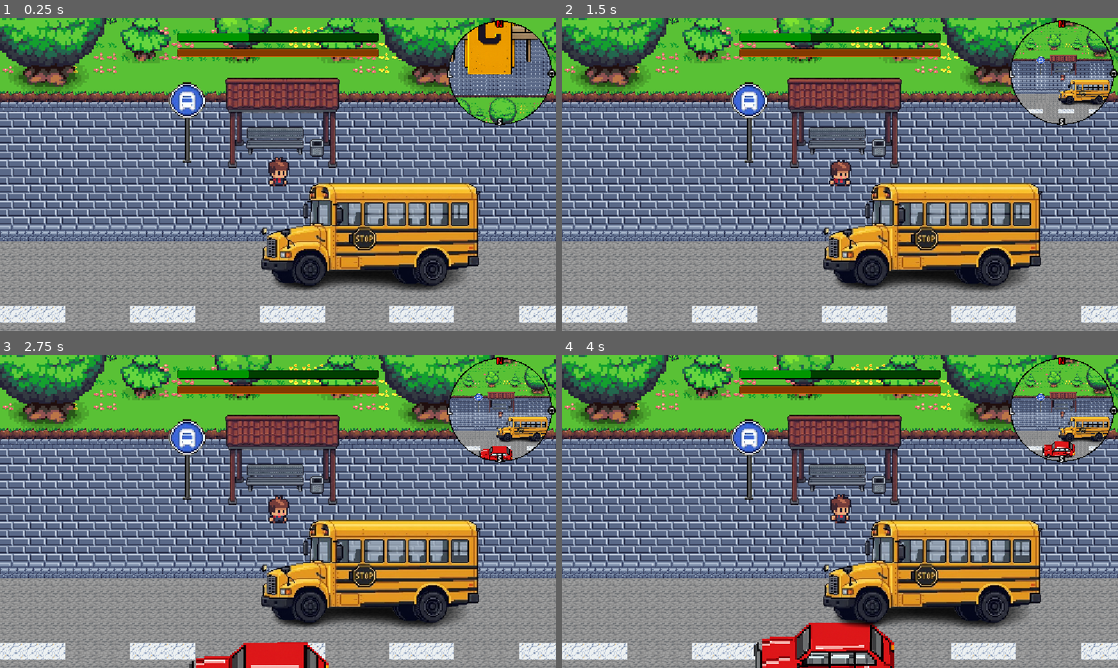
Above: before the commit, frames 1-4 (two rows, left to right).
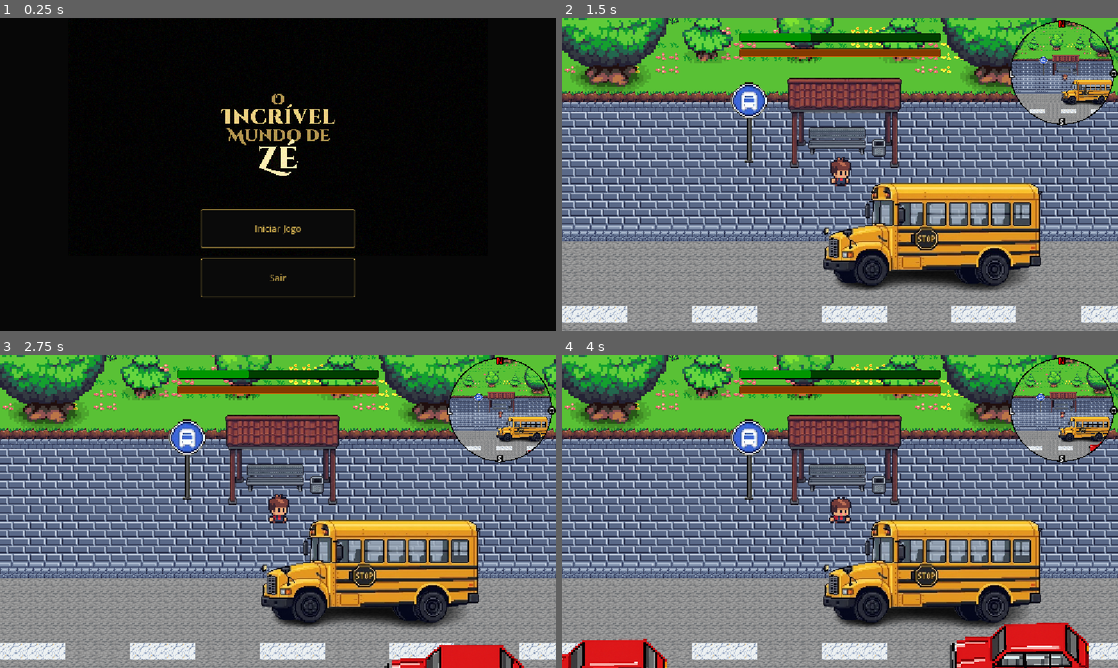
Above: after the commit, the same moments.

Repository: vitor190/Incrivel-mundo-de-ze
Game: Godot game, scene res://Cenas/lobby.tscn
Two runs of this game, one before a commit and one after it. Both use one fixed random seed, a clock stepped at 60 frames per second and the inputs below. Before the commit the project starts from res://Cenas/campus.tscn.
Inputs (mouse positions are in pixels of both pictures, inside the frame that each line leads up to):
- Up to frame 1 (0.25 s): no input
- Up to frame 2 (1.5 s): click (840, 227) at 0.5 s, where only the run after the commit has a clickable "Iniciar Jogo"; tap Enter at 1.25 s; move the mouse to (962, 158) at 1.27 s; hold Right from 1.28 s (still down); hold E from 1.28 s (still down); click (962, 158) at 1.42 s
- Up to frame 3 (2.75 s): tap Space at 1.52, 2.27 s; move the mouse to (166, 527) at 2.02 s; release Right at 2.03 s; release E at 2.03 s; hold Down from 2.03 s (still down); tap Enter at 2.1 s
- Up to frame 4 (4 s): move the mouse to (895, 442) at 2.77 s; release Down at 2.78 s; hold Right 2.78-3.53 s; hold Shift 2.78-3.53 s; move the mouse to (812, 574) at 3.52 s; hold Up from 3.53 s (still down); tap E at 3.6 s; click (812, 574) at 3.67 s; tap Space at 3.77 s

The runs differ from the first frame. In frame 1, 98% of the frame differs, in the area x 0-100%, y 0-100%; in frame 2, 1.7%; in frame 3, 3.1%; in frame 4, 7.7%.

Commit message:
Lobby novo

Diff:
--- /dev/null
+++ b/Cenas/lobby.gd
@@ -0,0 +1,19 @@
+extends Control
+
+# Main game scene — using the UID from project.godot (current main scene)
+# Godot resolves UIDs to file paths automatically at runtime
+const CENA_JOGO = "uid://d1fp3455quaio"
+
+func _ready():
+	# Connect buttons to their handler functions
+	$BotaoIniciar.pressed.connect(_ao_iniciar)
+	$BotaoSair.pressed.connect(_ao_sair)
+
+func _ao_iniciar():
+	# Change to the main gameplay scene
+	var caminho = ResourceUID.get_id_path(ResourceUID.text_to_id(CENA_JOGO))
+	get_tree().change_scene_to_file(caminho)
+
+func _ao_sair():
+	# Close the application (equivalent to Alt+F4)
+	get_tree().quit()
--- /dev/null
+++ b/Cenas/lobby.tscn
@@ -0,0 +1,135 @@
+[gd_scene format=3 uid="uid://c0falobby001x"]
+
+[ext_resource type="Script" uid="uid://b3l4fwamm07nn" path="res://Cenas/lobby.gd" id="1_script"]
+[ext_resource type="Texture2D" uid="uid://bofkb35ff5kc3" path="res://assets/titulo_ze.png" id="2_logo"]
+
+[sub_resource type="StyleBoxFlat" id="StyleBoxFlat_normal"]
+bg_color = Color(0.04, 0.04, 0.04, 1)
+border_width_left = 1
+border_width_top = 1
+border_width_right = 1
+border_width_bottom = 1
+border_color = Color(0.788, 0.659, 0.298, 1)
+corner_radius_top_left = 3
+corner_radius_top_right = 3
+corner_radius_bottom_right = 3
+corner_radius_bottom_left = 3
+
+[sub_resource type="StyleBoxFlat" id="StyleBoxFlat_pressed"]
+bg_color = Color(0.2, 0.16, 0.06, 1)
+border_width_left = 1
+border_width_top = 1
+border_width_right = 1
+border_width_bottom = 1
+border_color = Color(0.788, 0.659, 0.298, 1)
+corner_radius_top_left = 3
+corner_radius_top_right = 3
+corner_radius_bottom_right = 3
+corner_radius_bottom_left = 3
+
+[sub_resource type="StyleBoxFlat" id="StyleBoxFlat_hover"]
+bg_color = Color(0.12, 0.1, 0.04, 1)
+border_width_left = 1
+border_width_top = 1
+border_width_right = 1
+border_width_bottom = 1
+border_color = Color(0.92, 0.78, 0.4, 1)
+corner_radius_top_left = 3
+corner_radius_top_right = 3
+corner_radius_bottom_right = 3
+corner_radius_bottom_left = 3
+
+[sub_resource type="StyleBoxFlat" id="StyleBoxFlat_focus"]
+bg_color = Color(0.04, 0.04, 0.04, 0)
+border_width_left = 1
+border_width_top = 1
+border_width_right = 1
+border_width_bottom = 1
+border_color = Color(0.788, 0.659, 0.298, 0.5)
+corner_radius_top_left = 3
+corner_radius_top_right = 3
+corner_radius_bottom_right = 3
+corner_radius_bottom_left = 3
+
+[node name="Lobby" type="Control" unique_id=1678478656]
+layout_mode = 3
+anchors_preset = 15
+anchor_right = 1.0
+anchor_bottom = 1.0
+grow_horizontal = 2
+grow_vertical = 2
+script = ExtResource("1_script")
+
+[node name="Fundo" type="ColorRect" parent="." unique_id=699039092]
+layout_mode = 1
+anchors_preset = 15
+anchor_right = 1.0
+anchor_bottom = 1.0
+grow_horizontal = 2
+grow_vertical = 2
+color = Color(0.03, 0.03, 0.03, 1)
+
+[node name="Logo" type="TextureRect" parent="." unique_id=98860486]
+layout_mode = 1
+anchors_preset = -1
+anchor_left = 0.5
+anchor_top = 0.08
+anchor_right = 0.5
+anchor_bottom = 0.08
+offset_left = -8800.0
+offset_top = -49.84
+offset_right = 8800.0
+offset_bottom = 440.16
+grow_horizontal = 2
+grow_vertical = 2
+texture = ExtResource("2_logo")
+expand_mode = 1
+stretch_mode = 5
+
+[node name="BotaoIniciar" type="Button" parent="." unique_id=1533740624]
+layout_mode = 1
+anchors_preset = -1
+anchor_left = 0.5
+anchor_top = 0.62
+anchor_right = 0.5
+anchor_bottom = 0.62
+offset_left = -160.0
+offset_top = -5.76001
+offset_right = 160.0
+offset_bottom = 74.23999
+grow_horizontal = 2
+grow_vertical = 2
+theme_override_colors/font_color = Color(0.788, 0.659, 0.298, 1)
+theme_override_colors/font_focus_color = Color(0.788, 0.659, 0.298, 1)
+theme_override_colors/font_pressed_color = Color(1, 0.88, 0.5, 1)
+theme_override_colors/font_hover_color = Color(0.92, 0.78, 0.4, 1)
+theme_override_font_sizes/font_size = 18
+theme_override_styles/normal = SubResource("StyleBoxFlat_normal")
+theme_override_styles/pressed = SubResource("StyleBoxFlat_pressed")
+theme_override_styles/hover = SubResource("StyleBoxFlat_hover")
+theme_override_styles/focus = SubResource("StyleBoxFlat_focus")
+text = "Iniciar Jogo"
+
+[node name="BotaoSair" type="Button" parent="." unique_id=64492365]
+layout_mode = 1
+anchors_preset = -1
+anchor_left = 0.5
+anchor_top = 0.78
+anchor_right = 0.5
+anchor_bottom = 0.78
+offset_left = -160.0
+offset_top = -7.439972
+offset_right = 160.0
+offset_bottom = 72.56003
+grow_horizontal = 2
+grow_vertical = 2
+theme_override_colors/font_color = Color(0.788, 0.659, 0.298, 1)
+theme_override_colors/font_focus_color = Color(0.788, 0.659, 0.298, 1)
+theme_override_colors/font_pressed_color = Color(1, 0.88, 0.5, 1)
+theme_override_colors/font_hover_color = Color(0.92, 0.78, 0.4, 1)
+theme_override_font_sizes/font_size = 18
+theme_override_styles/normal = SubResource("StyleBoxFlat_normal")
+theme_override_styles/pressed = SubResource("StyleBoxFlat_pressed")
+theme_override_styles/hover = SubResource("StyleBoxFlat_hover")
+theme_override_styles/focus = SubResource("StyleBoxFlat_focus")
+text = "Sair"
--- a/project.godot
+++ b/project.godot
@@ -5,7 +5,6 @@
 ; Format:
 ;   [section] ; section goes between []
 ;   param=value ; assign values to parameters
-
 config_version=5
 
 [animation]
@@ -15,7 +14,7 @@
 [application]
 
 config/name="Incrivel mundo de ze"
-run/main_scene="uid://d1fp3455quaio"
+run/main_scene="uid://c0falobby001x"
 config/features=PackedStringArray("4.6", "Forward Plus")
 config/icon="res://icon.svg"
 
Not shown, added: Cenas/lobby.gd.uid
Binary file added: assets/titulo_ze.png
Not shown, added: assets/titulo_ze.png.import
